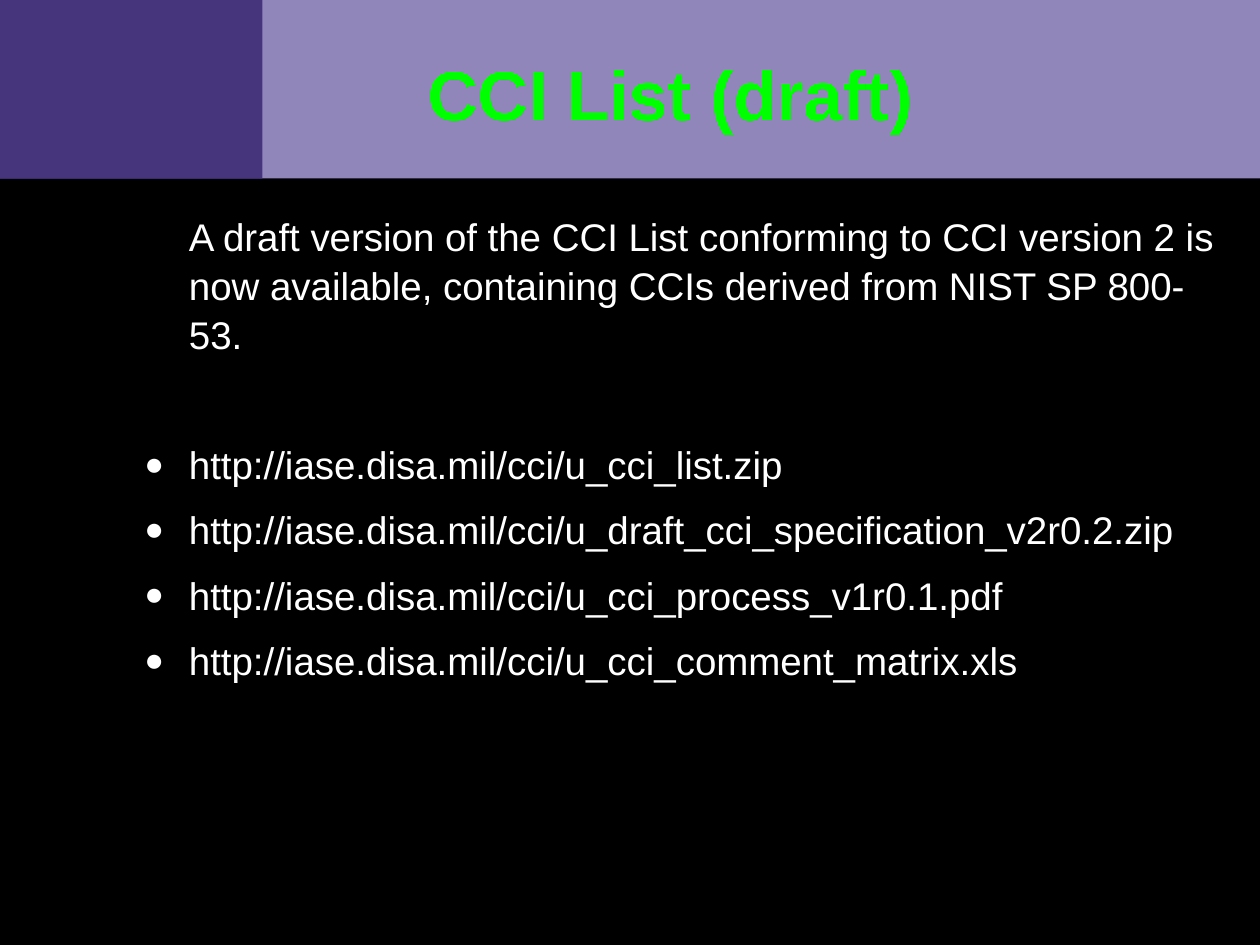
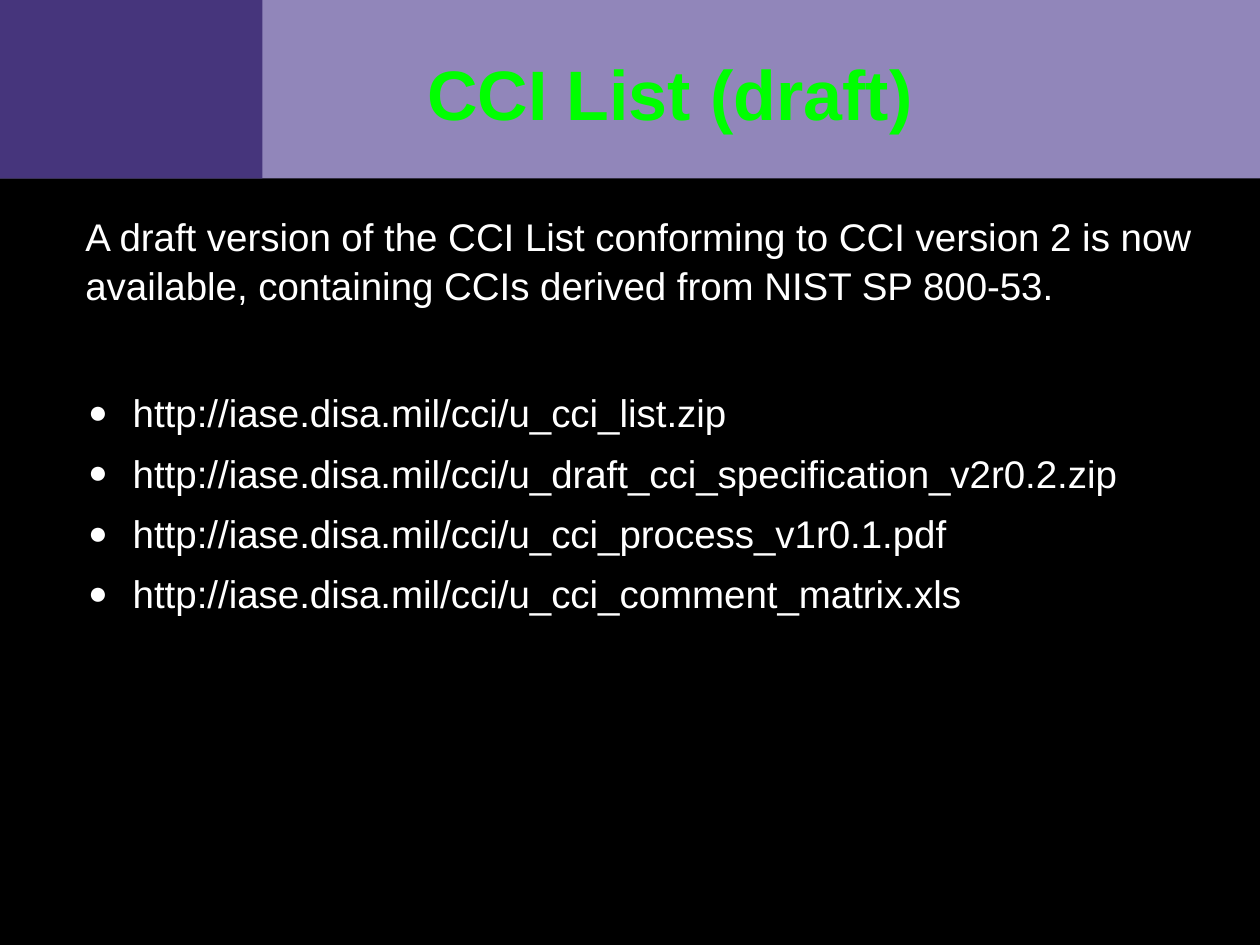
Before and after one commit to VCTLabs/elc2015-presentations, a slide deck: slide 9 of security_IoT/security_assessment_slides.odp. Drawn at 1260x945 pixels with LibreOffice and Linux fonts; fonts in the diff are those of the drawing; background and template pictures are left out. Boxes give left, top, right and bottom in pixels: in the first picture for what was removed or moved away, otherwise in the second. Text is boxed around its words. In the diff, an @@ line names an element or a change of style, - is before the commit and + after.

```diff
--- a/security_IoT/security_assessment_slides.odp
+++ b/security_IoT/security_assessment_slides.odp
@@ text "A draft version of the ...": place and size @@
-text "A draft version of the ..." at <box>189,223,1214,683</box>
+text "A draft version of the ..." at <box>85,223,1192,616</box>
@@ text at <box>133,399,1117,616</box>: list level 1 to 2 in "http://iase.disa.mil/cci/u_cci_list.zip"; line spacing 28pt to 1; list level 1 to 2 in "http://iase.disa.mil/cci/u_draft_cci_specification_v2r0.2.zi ..."; list level 1 to 2 in "http://iase.disa.mil/cci/u_cci_process_v1r0.1.pdf"; list level 1 to 2 in "http://iase.disa.mil/cci/u_cci_comment_matrix.xls" @@
```
Also in this commit, not shown: 12 other slides changed, 1 other file.
